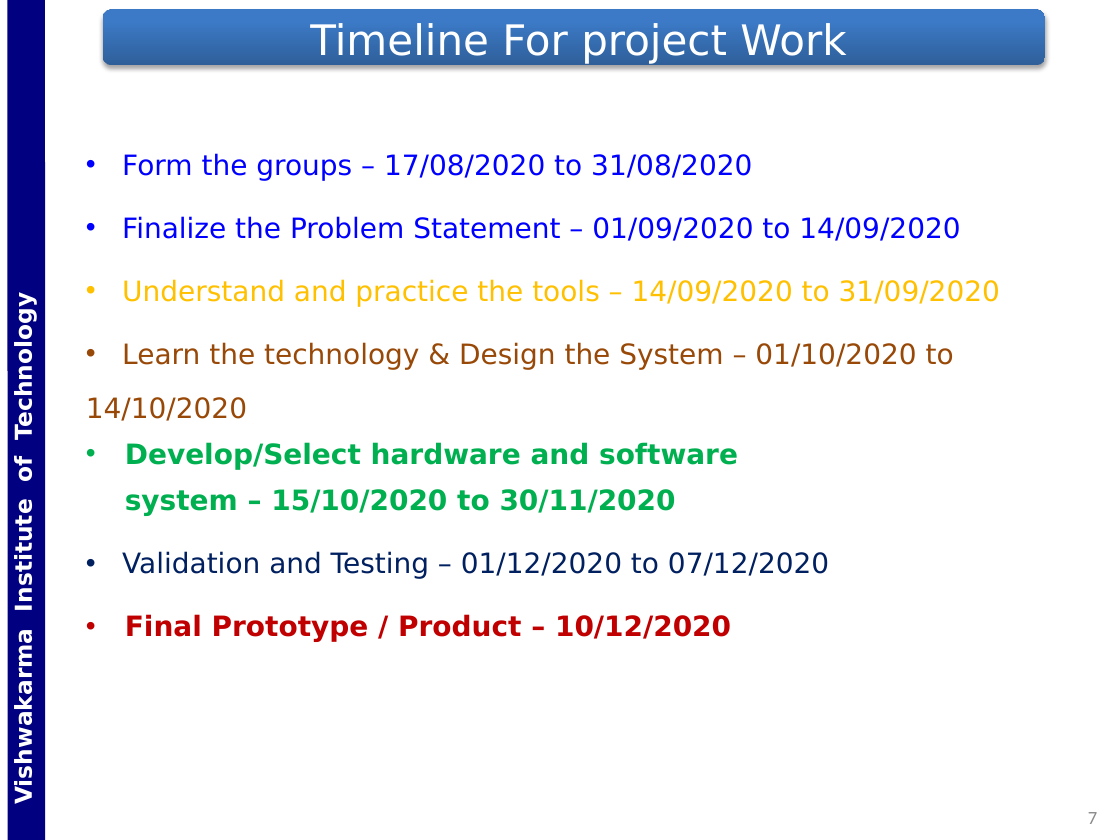
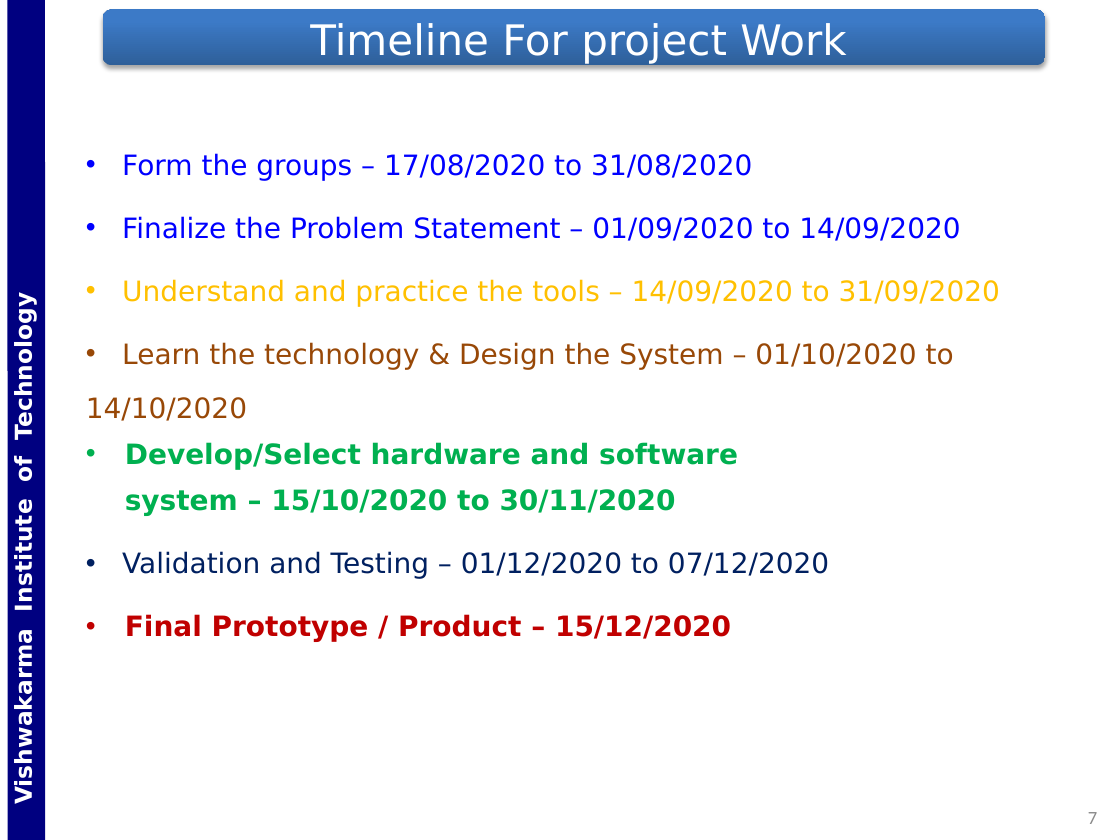
Before and after one commit to Gladiator07/Harvestify, a slide deck: slide 7 of Docs/PPT_ED_SY_DIV-ICA_BATCH-B3_GRP-G5_DATE-201030_RN-65-66-67-68.pptx. Drawn at 1120x840 pixels with LibreOffice and Linux fonts; fonts in the diff are those of the drawing; background and template pictures are left out. Boxes give left, top, right and bottom in pixels: in the first picture for what was removed or moved away, otherwise in the second. Text is boxed around its words. In the diff, an @@ line names an element or a change of style, - is before the commit and + after.

```diff
--- a/Docs/PPT_ED_SY_DIV-ICA_BATCH-B3_GRP-G5_DATE-201030_RN-65-66-67-68.pptx
+++ b/Docs/PPT_ED_SY_DIV-ICA_BATCH-B3_GRP-G5_DATE-201030_RN-65-66-67-68.pptx
@@ text at bbox=[125, 614, 731, 642]: text changed @@
-• Final Prototype / Product – 10/12/2020
+• Final Prototype / Product – 15/12/2020
```
Also in this commit, not shown: 2 other slides changed, 5 slides added, 2 other files.
